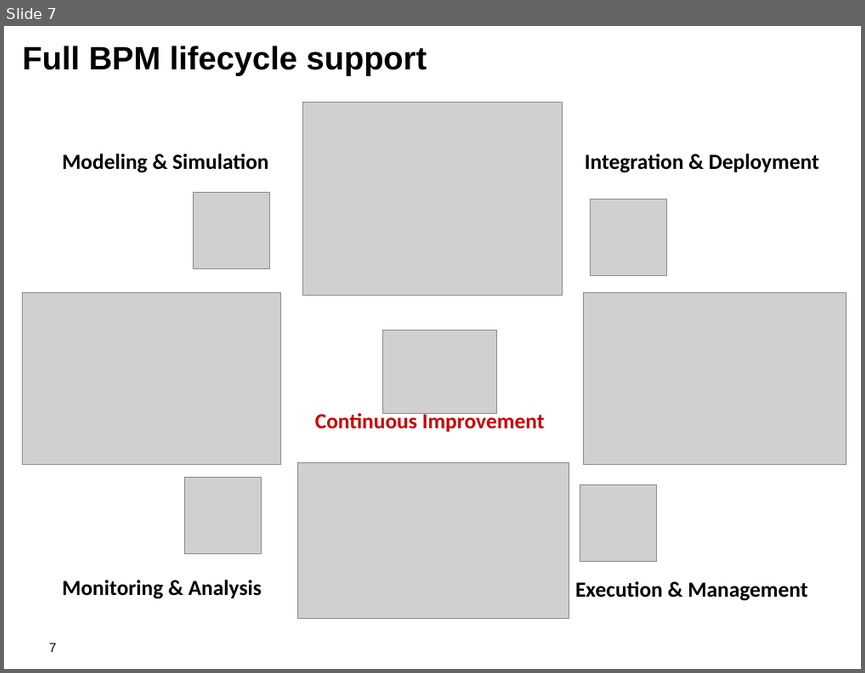
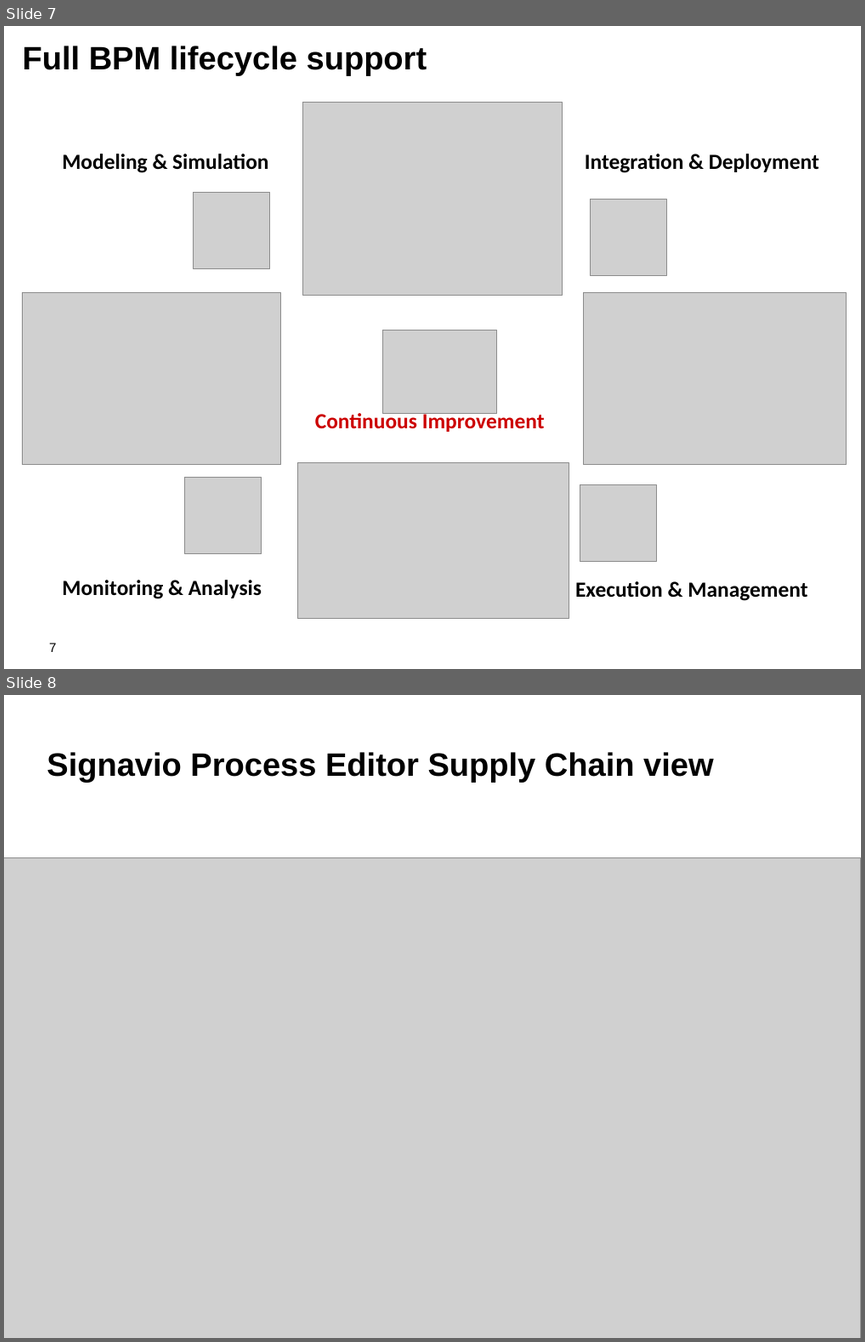
Before and after one commit to jbossdemocentral/bpms-signavio-integration-demo, a slide deck: docs/Demo Overview.odp. Shown one above the other, each under a label of ours: slide 7 before the commit, slides 7 and 8 after it. The pictures are 865x673 and 865x1342 pixels, drawn with LibreOffice and Linux fonts; fonts in the diff are those of the drawing; grey boxes stand for pictures; background and template pictures are left out. Boxes give left, top, right and bottom in pixels: in the first picture for what was removed or moved away, otherwise in the second. Text is boxed around its words. In the diff, an @@ line names an element or a change of style, - is before the commit and + after.

```diff
--- a/docs/Demo Overview.odp
+++ b/docs/Demo Overview.odp
@@ slide 8 added at box(4, 695, 861, 1338), background #FFFFFF @@
@@ title added at box(46, 752, 714, 783), 30 pt, text #000000, bold @@
+Signavio Process Editor Supply Chain view
@@ picture added at box(4, 858, 861, 1338) @@
```
Also in this commit, not shown: 5 slides changed, 4 other slides added, 1 slide removed, 5 other files.
